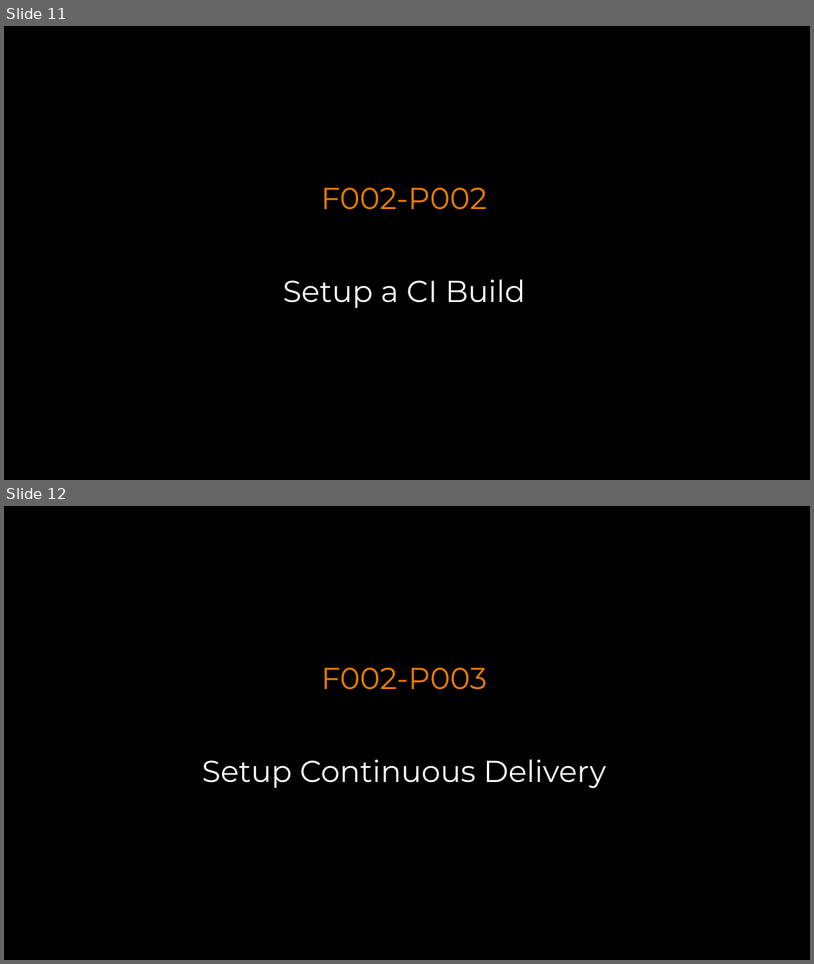
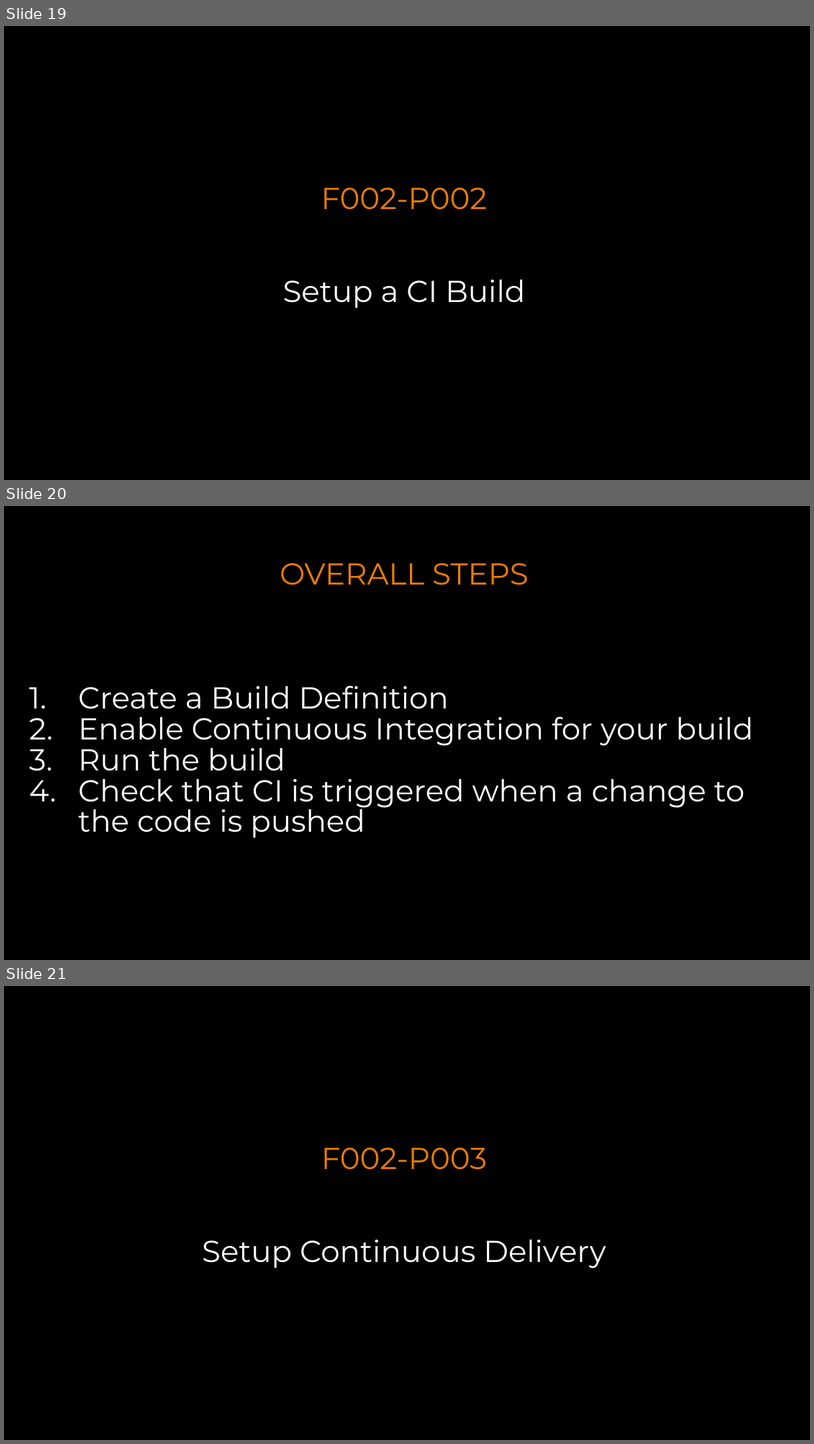
Before and after one commit to gourav8jain/Test-GDBC-2018, a slide deck: Challenges.pptx. Shown one above the other, each under a label of ours: slides 11 and 12 before the commit, slides 19, 20 and 21 after it. The pictures are 814x964 and 814x1444 pixels, drawn with LibreOffice and Linux fonts; fonts in the diff are those of the drawing; background and template pictures are left out. Boxes give left, top, right and bottom in pixels: in the first picture for what was removed or moved away, otherwise in the second. Text is boxed around its words. In the diff, an @@ line names an element or a change of style, - is before the commit and + after.

```diff
--- a/Challenges.pptx
+++ b/Challenges.pptx
@@ slide 20 added at [4, 506, 810, 960], background picture (left out) @@
@@ text added at [280, 563, 529, 585], 36 pt, text #EB7D00 @@
+OVERALL STEPS
@@ text added at [78, 685, 754, 837], 36 pt, text #FFFFFF @@
+1. Create a Build Definition
+2. Enable Continuous Integration for your build
+3. Run the build
+4. Check that CI is triggered when a change to the code is pushed
@@ what was slide 11 is now slide 19 @@
@@ what was slide 12 is now slide 21 @@
```
Also in this commit, not shown: 6 slides changed, 16 other slides added, 1 slide removed, 1 other file.
